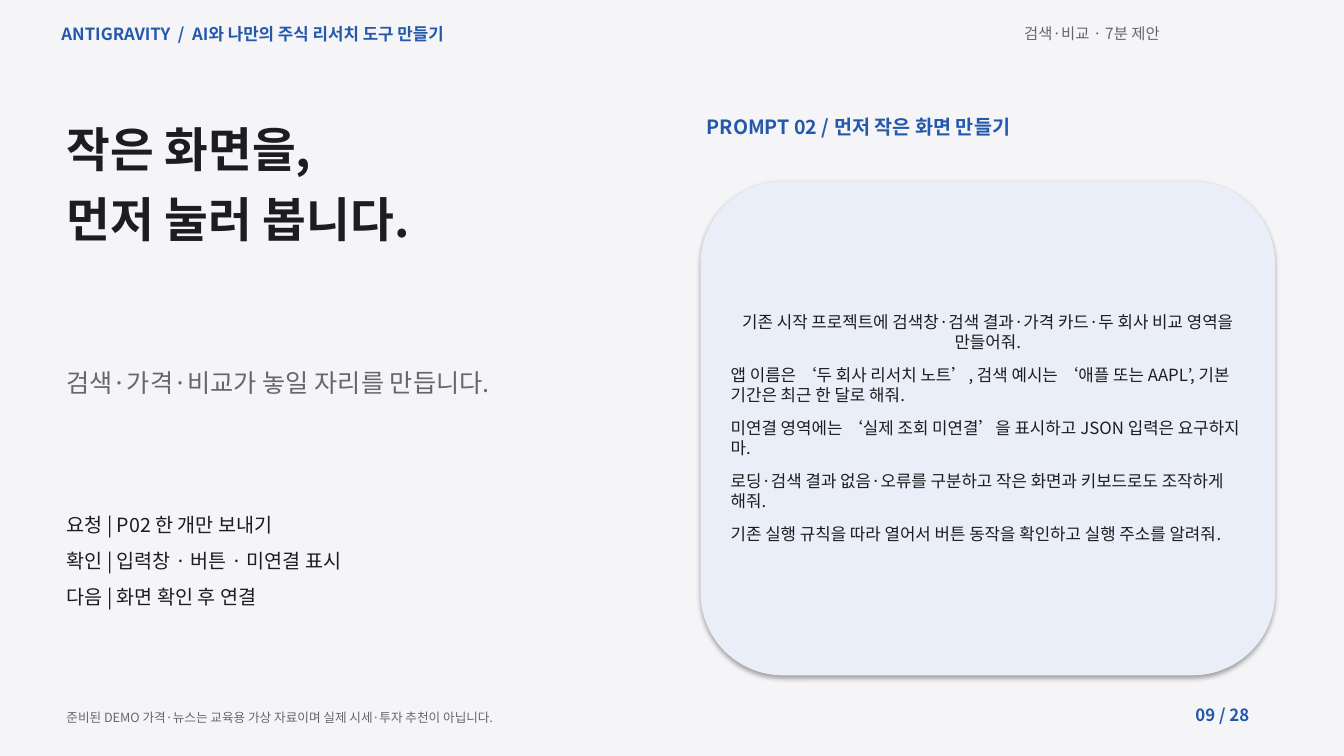
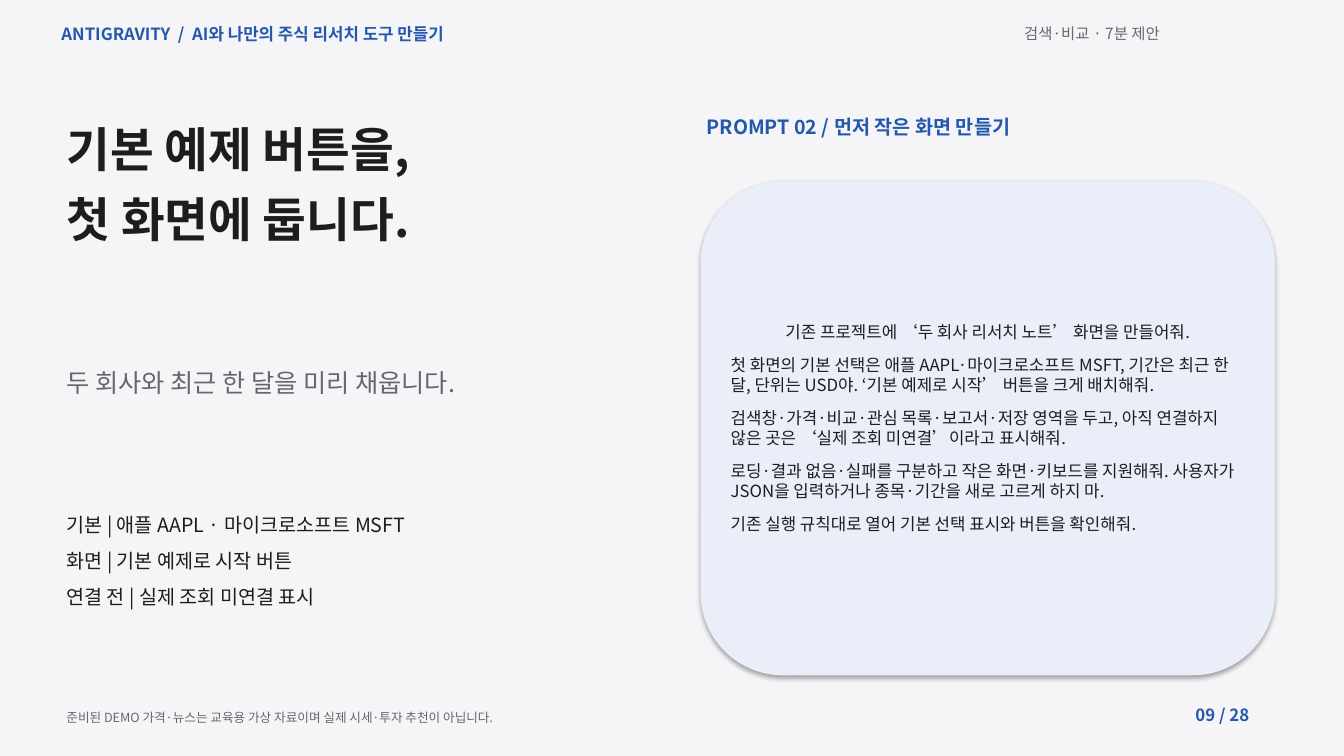
Before and after one commit to elect94/reportsol, a slide deck: slide 9 of materials/lecture.pptx. Drawn at 1344x756 pixels with LibreOffice and Linux fonts; fonts in the diff are those of the drawing. Boxes give left, top, right and bottom in pixels: in the first picture for what was removed or moved away, otherwise in the second. Text is boxed around its words. In the diff, an @@ line names an element or a change of style, - is before the commit and + after.

```diff
--- a/materials/lecture.pptx
+++ b/materials/lecture.pptx
@@ text at [66, 127, 410, 242]: text changed @@
-작은 화면을,
-먼저 눌러 봅니다.
+기본 예제 버튼을,
+첫 화면에 둡니다.
@@ text in rounded rectangle at [731, 324, 1235, 532]: text changed @@
-기존 시작 프로젝트에 검색창·검색 결과·가격 카드·두 회사 비교 영역을 만들어줘.
-앱 이름은 ‘두 회사 리서치 노트’, 검색 예시는 ‘애플 또는 AAPL’, 기본 기간은 최근 한 달로 해줘.
-미연결 영역에는 ‘실제 조회 미연결’을 표시하고 JSON 입력은 요구하지 마.
-로딩·검색 결과 없음·오류를 구분하고 작은 화면과 키보드로도 조작하게 해줘.
-기존 실행 규칙을 따라 열어서 버튼 동작을 확인하고 실행 주소를 알려줘.
+기존 프로젝트에 ‘두 회사 리서치 노트’ 화면을 만들어줘.
+첫 화면의 기본 선택은 애플 AAPL·마이크로소프트 MSFT, 기간은 최근 한 달, 단위는 USD야. ‘기본 예제로 시작’ 버튼을 크게 배치해줘.
+검색창·가격·비교·관심 목록·보고서·저장 영역을 두고, 아직 연결하지 않은 곳은 ‘실제 조회 미연결’이라고 표시해줘.
+로딩·결과 없음·실패를 구분하고 작은 화면·키보드를 지원해줘. 사용자가 JSON을 입력하거나 종목·기간을 새로 고르게 하지 마.
+기존 실행 규칙대로 열어 기본 선택 표시와 버튼을 확인해줘.
@@ text at [66, 371, 455, 394]: text changed @@
-검색·가격·비교가 놓일 자리를 만듭니다.
+두 회사와 최근 한 달을 미리 채웁니다.
@@ text at [66, 515, 405, 606]: text changed @@
-요청 | P02 한 개만 보내기
-확인 | 입력창 · 버튼 · 미연결 표시
-다음 | 화면 확인 후 연결
+기본 | 애플 AAPL · 마이크로소프트 MSFT
+화면 | 기본 예제로 시작 버튼
+연결 전 | 실제 조회 미연결 표시
```
Also in this commit, not shown: 21 other slides changed, 1 slide added, 1 slide removed, 24 other files.
